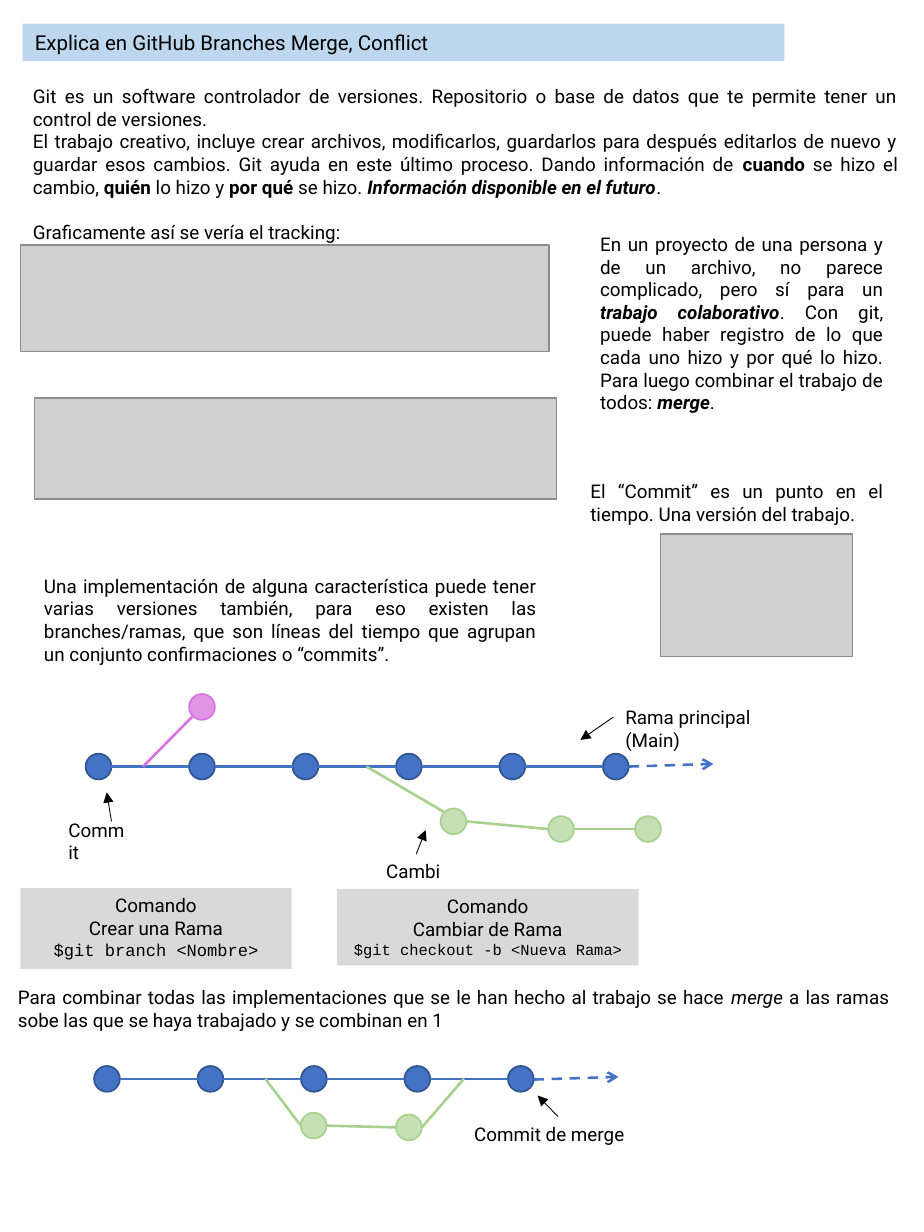
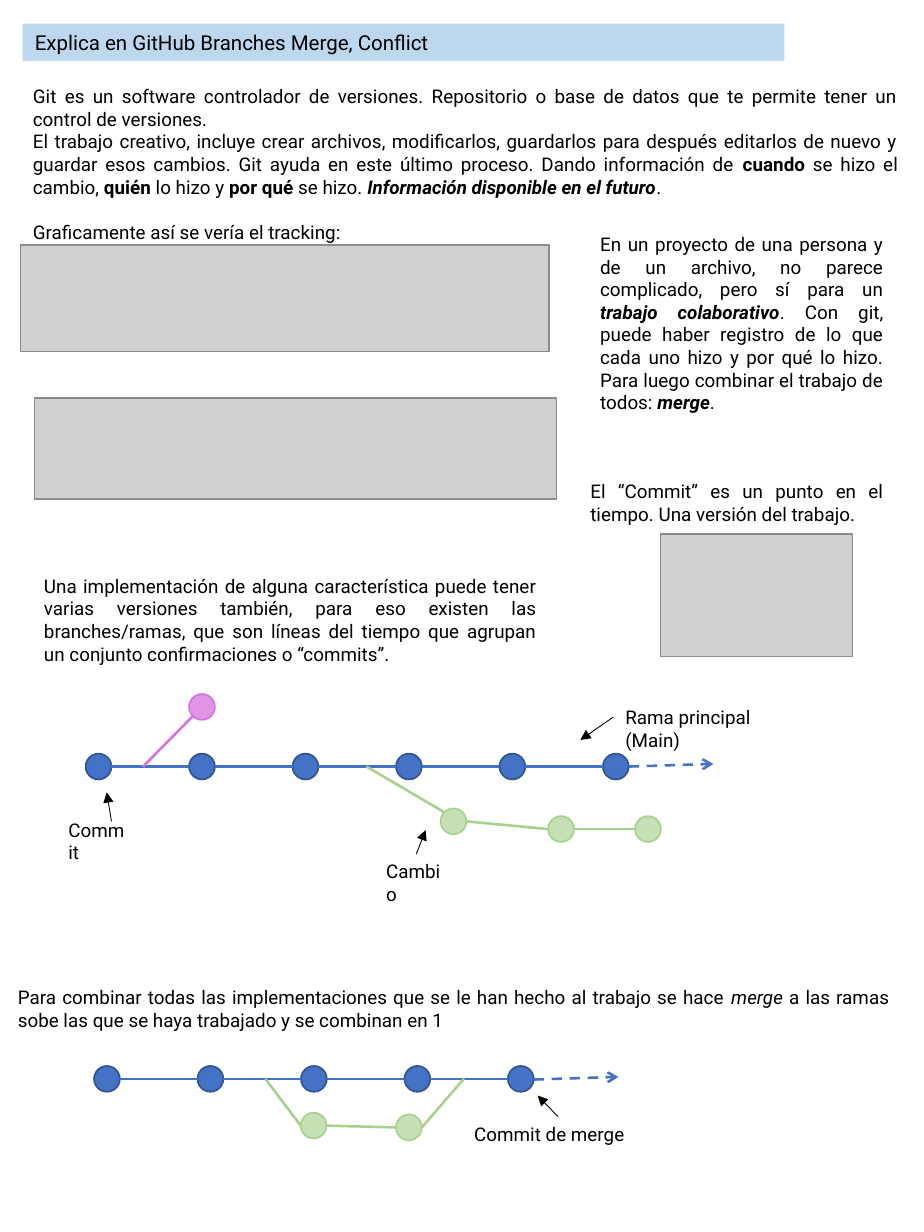
Before and after one commit to ivipech/AcdemiaXideral, a slide deck: slide 2 of Semana2/Examen_Semana2.pptx. Drawn at 924x1232 pixels with LibreOffice and Linux fonts; fonts in the diff are those of the drawing; grey boxes stand for pictures. Boxes give left, top, right and bottom in pixels: in the first picture for what was removed or moved away, otherwise in the second. Text is boxed around its words. In the diff, an @@ line names an element or a change of style, - is before the commit and + after.

```diff
--- a/Semana2/Examen_Semana2.pptx
+++ b/Semana2/Examen_Semana2.pptx
@@ rectangle removed at bbox=[20, 888, 291, 970] @@
-Comando
-Crear una Rama
-$git branch <Nombre>
@@ rectangle removed at bbox=[338, 888, 639, 965] @@
-Comando
-Cambiar de Rama
-$git checkout -b <Nueva Rama>
```
Also in this commit, not shown: 1 other slide changed.
